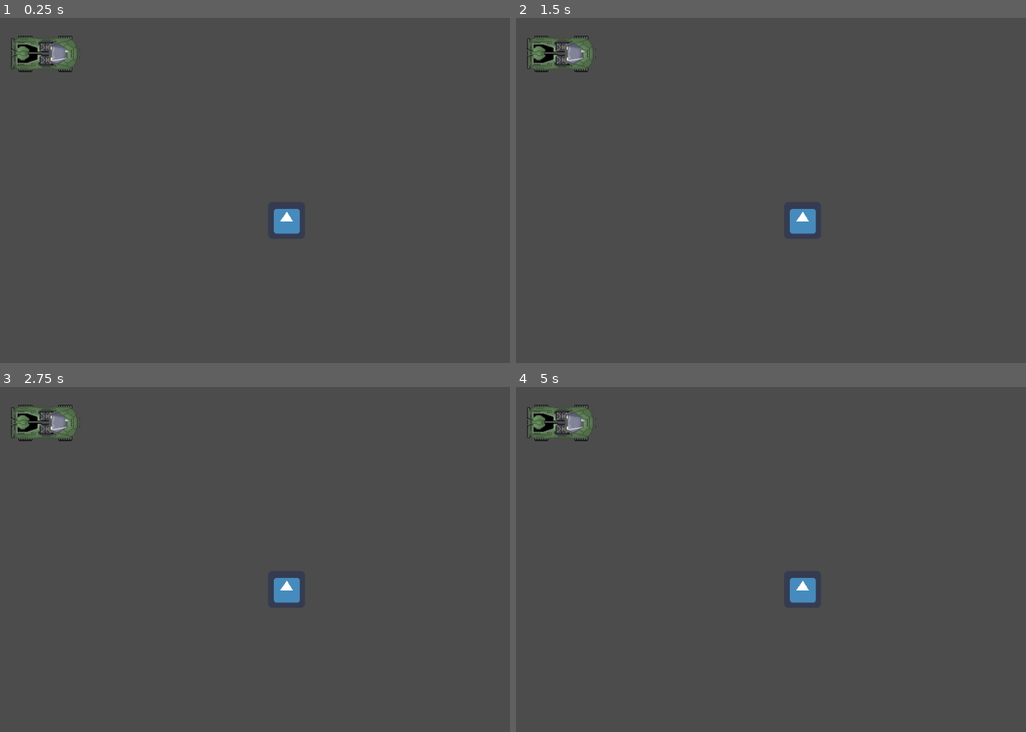
Above: before the commit, frames 1-4 (two rows, left to right).
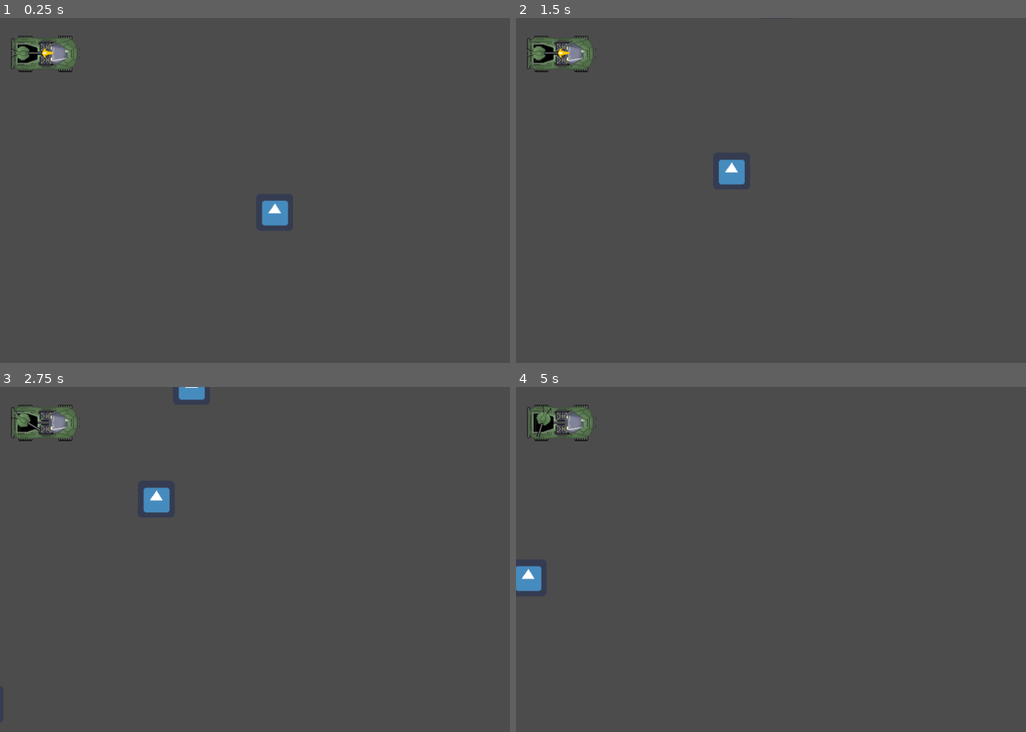
Above: after the commit, the same moments.

Repository: schneediener/Warthog
Game: Godot game, scene res://Node2D.tscn
Same seed, same stepped clock (60 frames per second), same inputs: the game is played once before the commit and once after it. The engine's default icon, where the game draws it, is replaced by a stand-in: a white triangle on a blue panel in a dark square.
Inputs (mouse positions are in pixels of both pictures, inside the frame that each line leads up to):
- Up to frame 1 (0.25 s): no input
- Up to frame 2 (1.5 s): tap Enter (ui_accept) at 0.5, 0.77 s; move the mouse to (939, 173) at 0.52 s; hold D (steer_right) 0.53-1.25 s; click (939, 173) at 0.67 s; drag from (694, 207) to (541, 52) at 1.27 s
- Up to frame 3 (2.75 s): move the mouse to (351, 483) at 2.02 s; hold D (steer_right) from 2.03 s (still down)
- Up to frame 4 (5 s): release D (steer_right) at 2.75 s; drag from (781, 628) to (633, 507) at 2.77 s; move the mouse to (990, 611) at 3.52 s; hold A (steer_left) 3.53-4.25 s; tap Enter (ui_accept) at 3.77 s; drag from (633, 507) to (725, 473) at 4.27 s

The runs differ from the first frame. In frame 1, 0.6% of the frame differs, in the area x 8-59%, y 8-63%; in frame 2, 0.8%; in frame 3, 1.1%, in the area x 2-59%, y 0-63%; in frame 4, 0.9%.

Commit message:
removal of silly bullet sprite

Diff:
--- a/Node2D.tscn
+++ b/Node2D.tscn
@@ -42,7 +42,6 @@
 position = Vector2( 24, 0 )
 
 [node name="flash" type="Sprite" parent="KinematicBody2D/turret/muzzle"]
-visible = false
 position = Vector2( 13, 0 )
 rotation = 3.14159
 scale = Vector2( 0.8, 0.8 )
--- a/bullet.tscn
+++ b/bullet.tscn
@@ -15,4 +15,5 @@
 shape = SubResource( 1 )
 
 [node name="Sprite" type="Sprite" parent="."]
+visible = false
 texture = ExtResource( 2 )
--- a/enemy.gd
+++ b/enemy.gd
@@ -2,6 +2,8 @@
 
 var type = "enemy"
 var subtype = "creep"
+var velocity
+var speed = 100
 onready var player = get_node("/root/Node2D/KinematicBody2D")
 onready var remaining_dist = global_position.distance_to(player.global_position)
 # Declare member variables here. Examples:
@@ -14,7 +16,10 @@
 	pass # Replace with function body.
 
 func _physics_process(delta):
-	remaining_dist = global_position.distance_to(player.global_position)
+	velocity = Vector2.ZERO
+	if player:
+		velocity = position.direction_to(player.position) * speed
+	velocity = move_and_slide(velocity)
 
 func get_distance():
 	return remaining_dist
